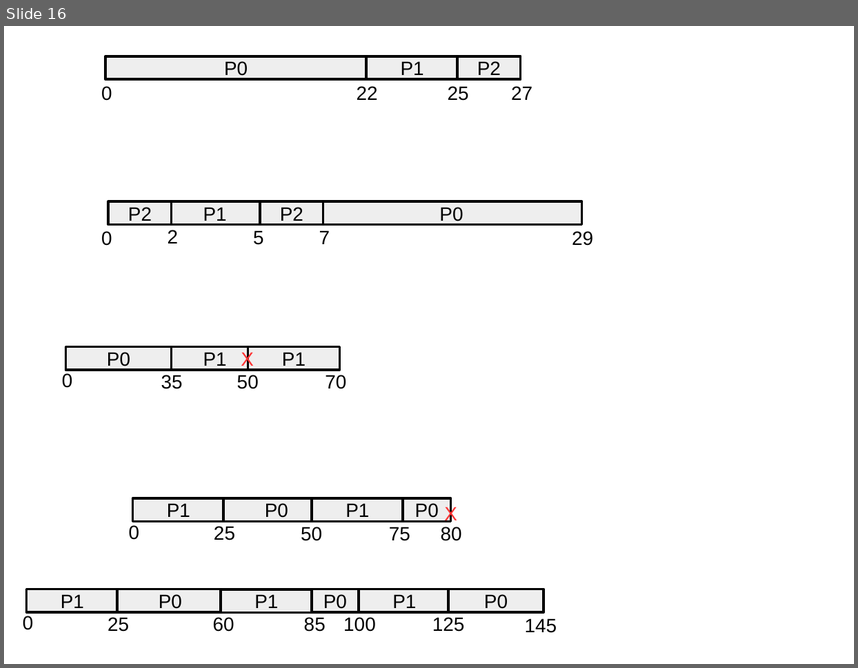
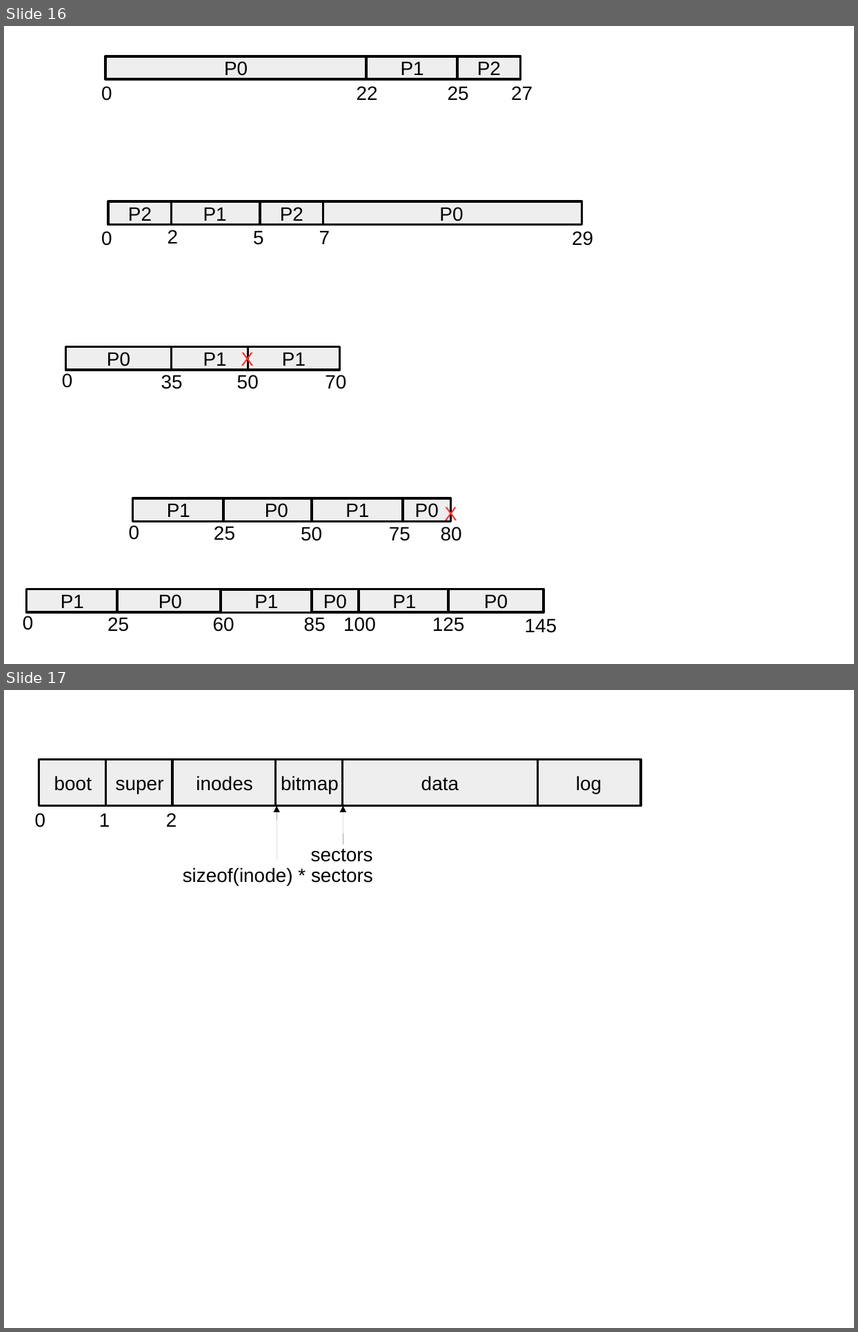
Before and after one commit to davidiw/os-website, a slide deck: lectures/images/images.odp. Shown one above the other, each under a label of ours: slide 16 before the commit, slides 16 and 17 after it. The pictures are 858x668 and 858x1332 pixels, drawn with LibreOffice and Linux fonts; fonts in the diff are those of the drawing. Boxes give left, top, right and bottom in pixels: in the first picture for what was removed or moved away, otherwise in the second. Text is boxed around its words. In the diff, an @@ line names an element or a change of style, - is before the commit and + after.

```diff
--- a/lectures/images/images.odp
+++ b/lectures/images/images.odp
@@ slide 17 added at [4, 690, 854, 1328], background #FFFFFF @@
@@ rectangle added at [38, 760, 107, 806], fill #EEEEEE, outline #000000 2.3 pt, 18 pt, text #000000 @@
+boot
@@ rectangle added at [106, 760, 174, 806], fill #EEEEEE, outline #000000 2.3 pt, 18 pt, text #000000 @@
+super
@@ rectangle added at [172, 760, 277, 806], fill #EEEEEE, outline #000000 2.3 pt, 18 pt, text #000000 @@
+inodes
@@ rectangle added at [276, 760, 343, 806], fill #EEEEEE, outline #000000 2.3 pt, 18 pt, text #000000 @@
+bitmap
@@ rectangle added at [343, 760, 538, 806], fill #EEEEEE, outline #000000 2.3 pt, 18 pt, text #000000 @@
+data
@@ rectangle added at [537, 760, 641, 806], fill #EEEEEE, outline #000000 2.3 pt, 18 pt, text #000000 @@
+log
@@ text added at [35, 813, 46, 827], 18 pt, text #000000 @@
+0
@@ text added at [99, 813, 110, 827], 18 pt, text #000000 @@
+1
@@ text added at [166, 813, 177, 827], 18 pt, text #000000 @@
+2
@@ arrow added from (277, 860) to (277, 806), #000000 0 pt @@
@@ arrow added from (343, 845) to (343, 806), #000000 0 pt @@
@@ text added at [311, 849, 373, 862], 18 pt, text #000000 @@
+sectors
@@ text added at [183, 867, 373, 886], 18 pt, text #000000 @@
+sizeof(inode) * sectors
```
Also in this commit, not shown: 3 other files.
